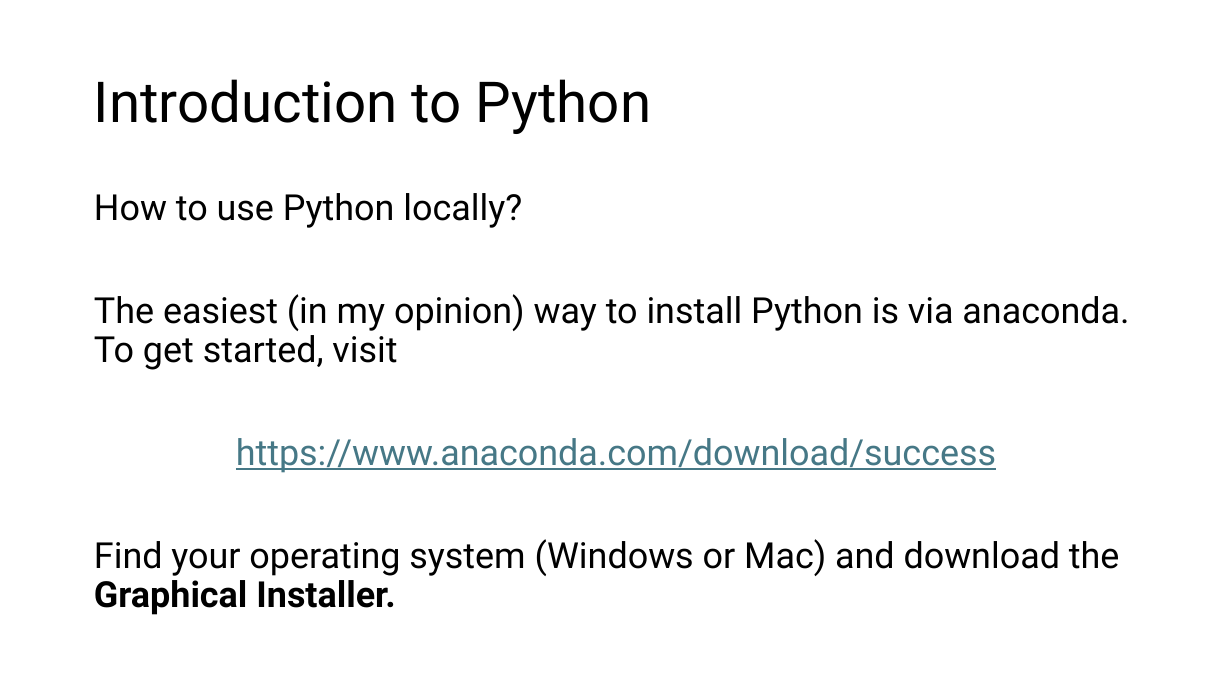
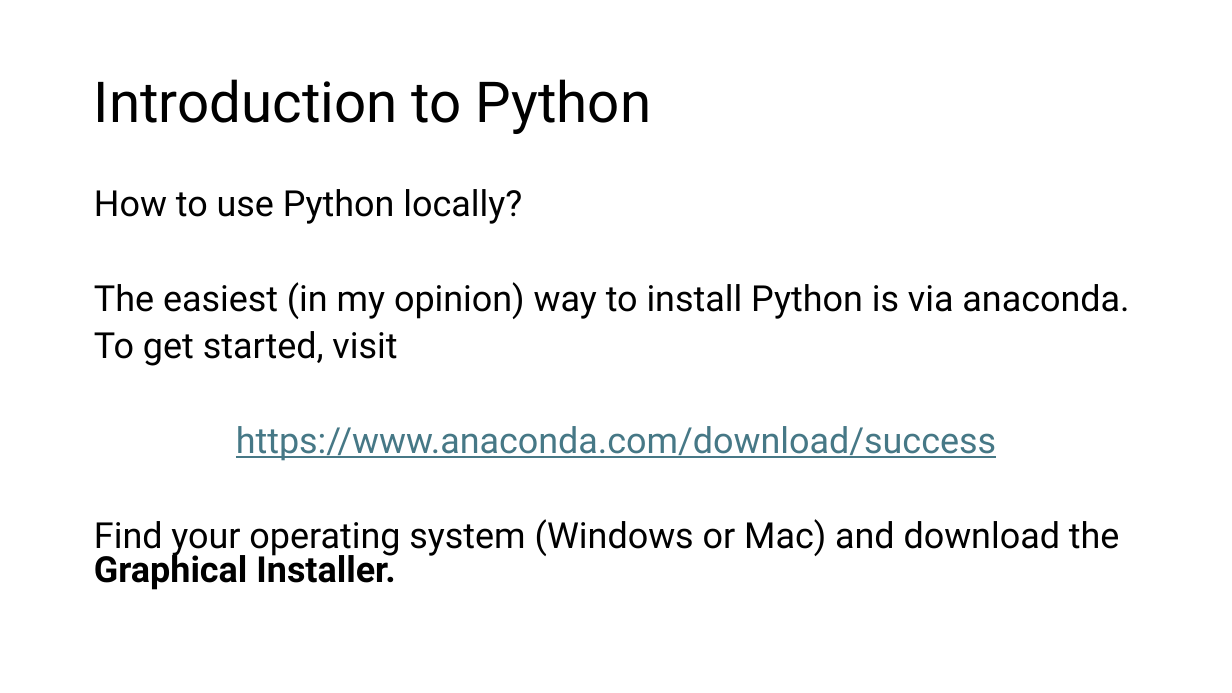
Before and after one commit to dguari1/AIforMovementScience, a slide deck: slide 4 of How to use Python.pptx. Drawn at 1232x693 pixels with LibreOffice and Linux fonts; fonts in the diff are those of the drawing. Boxes give left, top, right and bottom in pixels: in the first picture for what was removed or moved away, otherwise in the second. Text is boxed around its words. In the diff, an @@ line names an element or a change of style, - is before the commit and + after.

```diff
--- a/How to use Python.pptx
+++ b/How to use Python.pptx
@@ text at [94, 189, 1120, 590]: line spacing 0.9 to 0.8 @@
@@ text at [94, 282, 1129, 366]: text changed @@
-The easiest (in my opinion) way to install Python is via anaconda. To get started, visit
+The easiest (in my opinion) way to install Python is via anaconda.
+To get started, visit
```
Also in this commit, not shown: 2 other slides changed, 3 other files.
